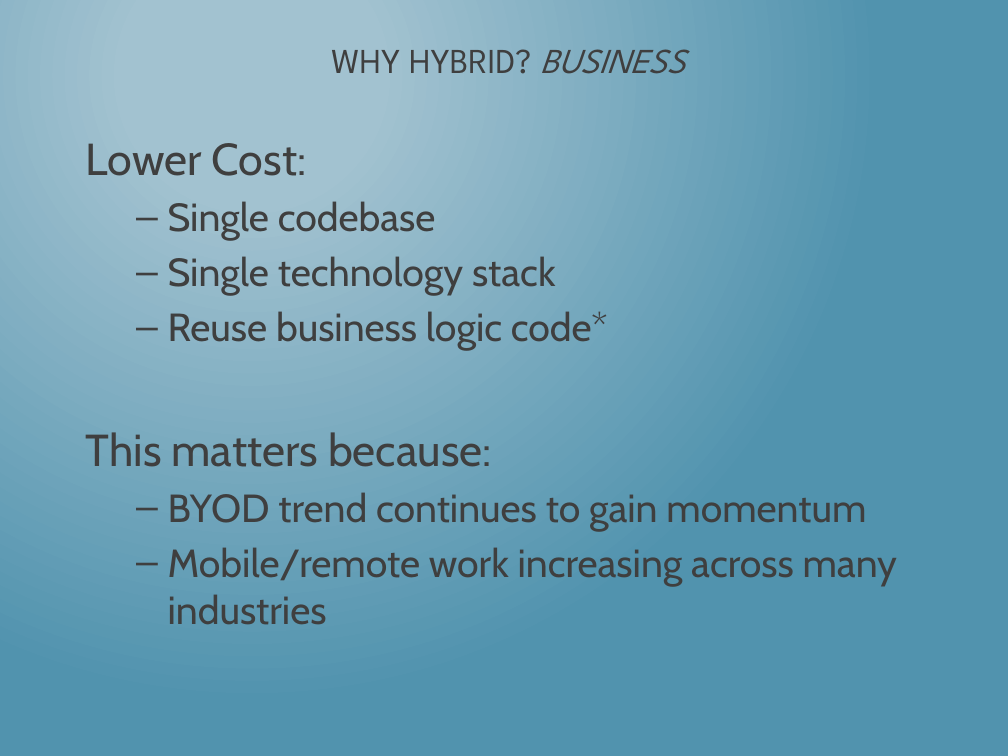
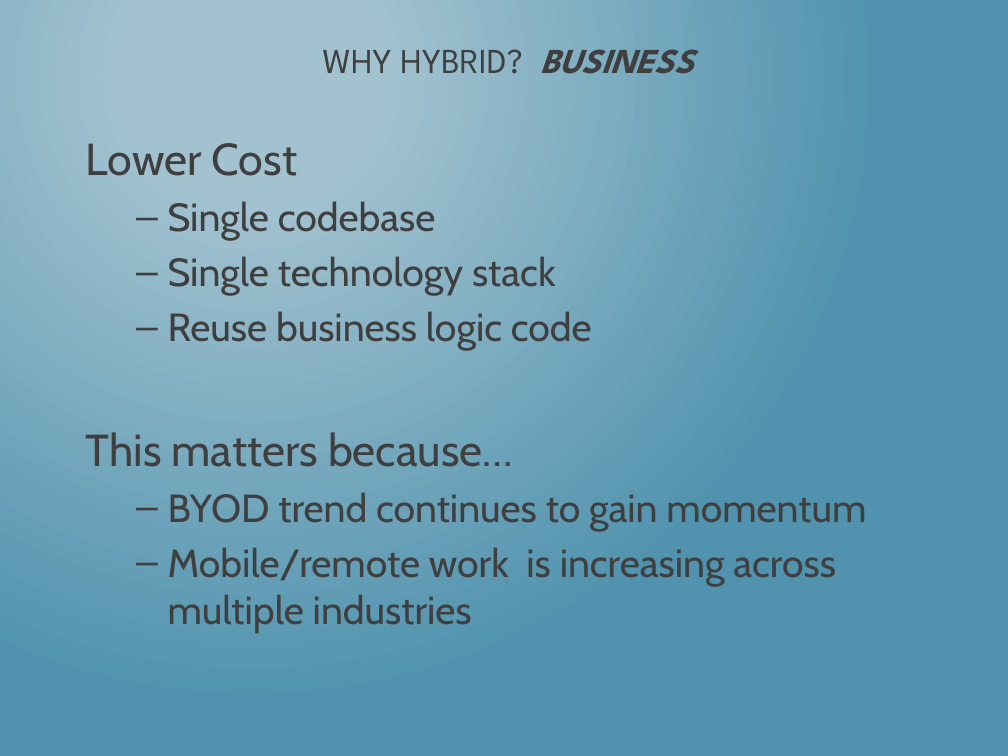
Before and after one commit to dotNetkow/Presentations, a slide deck: slide 11 of 2014-08-11 That Conference - Hybrid Apps/Building PhoneGap Mobile App w KendoUI.pptx (slide 12 before the commit). Drawn at 1008x756 pixels with LibreOffice and Linux fonts; fonts in the diff are those of the drawing. Boxes give left, top, right and bottom in pixels: in the first picture for what was removed or moved away, otherwise in the second. Text is boxed around its words. In the diff, an @@ line names an element or a change of style, - is before the commit and + after.

```diff
--- a/2014-08-11 That Conference - Hybrid Apps/Building PhoneGap Mobile App w KendoUI.pptx
+++ b/2014-08-11 That Conference - Hybrid Apps/Building PhoneGap Mobile App w KendoUI.pptx
@@ title "WHY HYBRID? BUSINESS" at (x1=323, y1=49, x2=694, y2=74): bold on in "BUSINESS" @@
@@ text at (x1=86, y1=143, x2=297, y2=176): text changed @@
-Lower Cost:
+Lower Cost
@@ text at (x1=86, y1=311, x2=592, y2=467): text changed @@
-  – Reuse business logic code*
-This matters because:
+  – Reuse business logic code
+This matters because…
@@ text at (x1=168, y1=547, x2=836, y2=633): text changed @@
-  – Mobile/remote work increasing across many industries
+  – Mobile/remote work is increasing across multiple industries
```
Also in this commit, not shown: 14 other slides changed, 1 other file.
